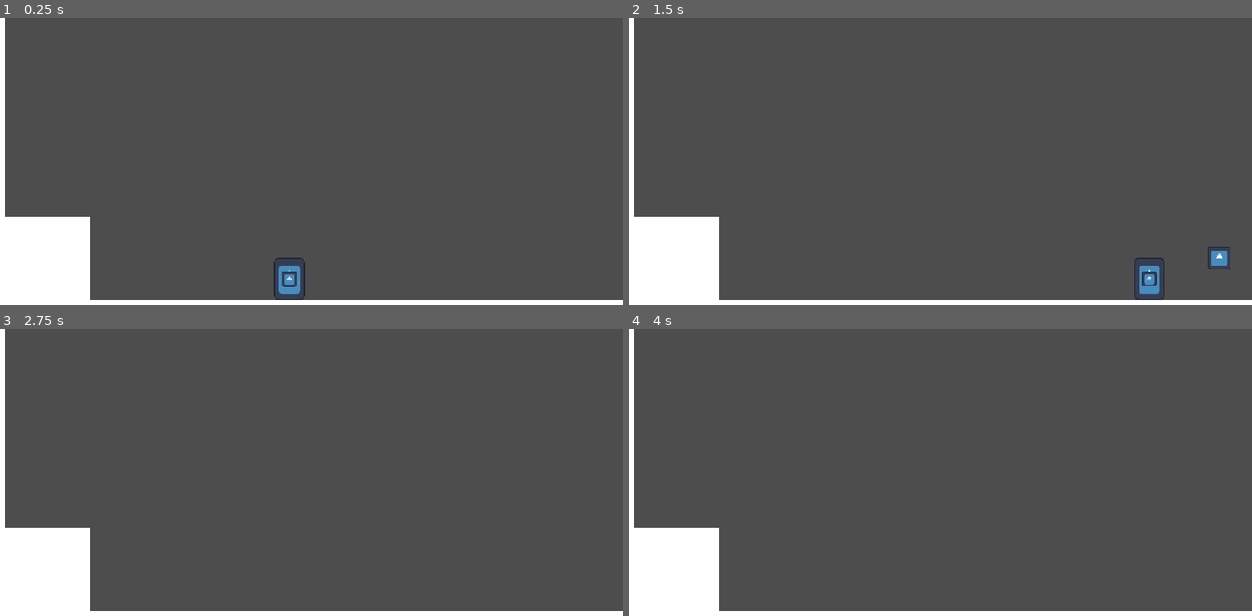
Above: before the commit, frames 1-4 (two rows, left to right).
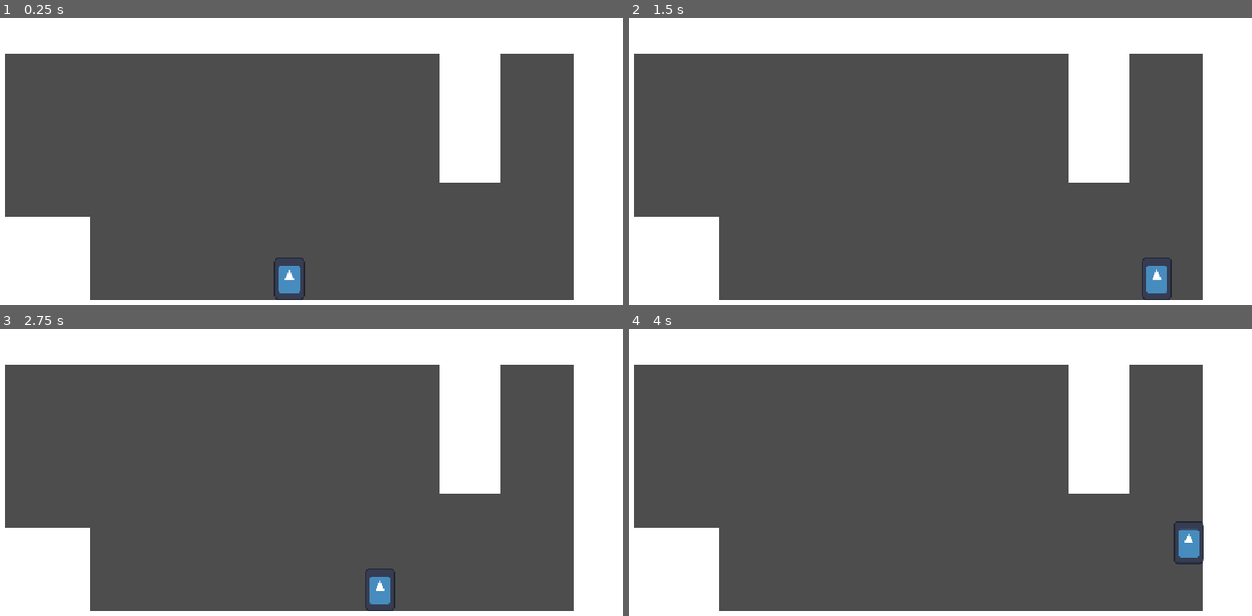
Above: after the commit, the same moments.

Repository: nilstop/SnowmanGame
Game: Godot game, scene res://stage.tscn
Two runs of this game, one before a commit and one after it. Both use one fixed random seed, a clock stepped at 60 frames per second and the inputs below. The engine's default icon, where the game draws it, is replaced by a stand-in: a white triangle on a blue panel in a dark square.
Inputs:
- Up to frame 1 (0.25 s): no input
- Up to frame 2 (1.5 s): tap Enter at 0.5 s; hold Right (right) from 0.53 s (still down); tap Space (water) at 0.6 s; tap Z (jump) at 0.77 s; tap X (shoot) at 1.35 s
- Up to frame 3 (2.75 s): tap Z (jump) at 1.52 s; tap Space (water) at 1.55, 2.1 s; release Right (right) at 2.03 s; hold Left (left) from 2.03 s (still down)
- Up to frame 4 (4 s): release Left (left) at 2.78 s; hold Right (right) from 2.78 s (still down); tap Space (water) at 2.85, 3.8 s; tap Z (jump) at 3.02, 3.77 s; tap X (shoot) at 3.6 s

The runs differ from the first frame. In frame 1, 24% of the frame differs, in the area x 0-100%, y 0-99%; in frame 2, 24%; in frame 3, 24%; in frame 4, 24%.

Commit message:
Water slide around corner

Diff:
--- a/project.godot
+++ b/project.godot
@@ -73,7 +73,7 @@
 
 [layer_names]
 
-2d_physics/layer_1="Floor"
+2d_physics/layer_1="Environment"
 2d_physics/layer_2="Player"
 2d_physics/layer_3="Snowball"
 
--- a/snowman.gd
+++ b/snowman.gd
@@ -3,7 +3,7 @@
 @onready var sprite: Sprite2D = $Sprite2D
 @onready var snowman_shape: CollisionShape2D = $SnowmanShape
 @onready var water_shape: CollisionShape2D = $WaterShape
-
+@onready var water_environment_area: Area2D = $WaterEnvironmentArea
 
 enum States {Snow, Water, Ice, Steam}
 
@@ -12,11 +12,13 @@
 var state: States = States.Snow: set = set_state
 var facing := Vector2.RIGHT
 var throw_direction: Vector2
+var latest_water_slide: String
+var latest_water_normal: Vector2
 
 const PLACEHOLDER_SNOWMAN_SIZE = Vector2(0.4, 0.578)
 const PLACEHOLDER_WATER_SIZE = Vector2(0.2, 0.2)
 const SPEED = 400.0
-const WATER_SPEED = 600.0
+const WATER_SPEED = 660.0
 const JUMP_VELOCITY = -650.0
 const ACCELERATION = 0.1
 const DECELERATION = 0.2
@@ -68,14 +70,44 @@
 
 		var x_dir = Input.get_axis("left", "right")
 		var y_dir = Input.get_axis("up", "down")
+
 		if is_on_floor() or is_on_ceiling():
 			velocity.x = x_dir * WATER_SPEED
+			latest_water_slide = "horizontal"
+			latest_water_normal = get_floor_normal()
+			print(latest_water_normal)
 		else:
 			velocity.x = 0
 		if is_on_wall():
 			velocity.y = y_dir * WATER_SPEED
+			latest_water_slide = "vertical"
+			latest_water_normal = get_wall_normal()
 		else:
 			velocity.y = 0
+		if !( is_on_wall() or is_on_ceiling() or is_on_floor() ):
+			# Turn around corner when not touching anything
+			print(latest_water_normal.normalized())
+			if latest_water_slide == "vertical":
+
+				# Slides on left wall
+				if latest_water_normal.normalized().x > 0:
+					move_and_collide(Vector2(-1, y_dir) * 10)
+					move_and_collide(Vector2(-1, -y_dir) * 20)
+				# Slides on right wall
+				if latest_water_normal.normalized().x < 0:
+					move_and_collide(Vector2(1, y_dir) * 10)
+					move_and_collide(Vector2(1, -y_dir) * 20)
+			if latest_water_slide == "horizontal":
+				# Slides on floor
+				if latest_water_normal.normalized().y < 0:
+					print("floor")
+					move_and_collide(Vector2(x_dir, 1) * 10)
+					move_and_collide(Vector2(-x_dir, 1) * 20)
+				# Slides on ceiling
+				elif latest_water_normal.normalized().y >= 0:
+					print("ceiling")
+					move_and_collide(Vector2(x_dir, -1) * 10)
+					move_and_collide(Vector2(-x_dir, -1) * 20)
 	#endregion
 	move_and_slide()
 
--- a/snowman.tscn
+++ b/snowman.tscn
@@ -11,6 +11,9 @@
 [sub_resource type="CircleShape2D" id="CircleShape2D_shg61"]
 radius = 13.0
 
+[sub_resource type="RectangleShape2D" id="RectangleShape2D_shg61"]
+size = Vector2(36, 36)
+
 [node name="Snowman" type="CharacterBody2D" unique_id=1185700769]
 collision_layer = 2
 script = ExtResource("1_nxjs2")
@@ -21,11 +24,20 @@
 texture = ExtResource("1_mklb1")
 
 [node name="Sprite2D2" type="Sprite2D" parent="." unique_id=97363000]
+visible = false
 scale = Vector2(0.2, 0.2)
 texture = ExtResource("1_mklb1")
 
 [node name="SnowmanShape" type="CollisionShape2D" parent="." unique_id=988651513]
 shape = SubResource("CapsuleShape2D_shg61")
+debug_color = Color(1, 1, 1, 0.41960785)
 
 [node name="WaterShape" type="CollisionShape2D" parent="." unique_id=583217735]
 shape = SubResource("CircleShape2D_shg61")
+
+[node name="WaterEnvironmentArea" type="Area2D" parent="." unique_id=1911178668]
+collision_layer = 0
+
+[node name="CollisionShape2D" type="CollisionShape2D" parent="WaterEnvironmentArea" unique_id=1249891069]
+shape = SubResource("RectangleShape2D_shg61")
+debug_color = Color(0.8509804, 0.6, 0.69803923, 0.41960785)
--- a/stage.tscn
+++ b/stage.tscn
@@ -8,8 +8,23 @@
 
 [sub_resource type="BoxMesh" id="BoxMesh_aees8"]
 
+[sub_resource type="BoxMesh" id="BoxMesh_rnkuw"]
+
+[sub_resource type="BoxMesh" id="BoxMesh_gx6sy"]
+
+[sub_resource type="BoxMesh" id="BoxMesh_16g40"]
+
 [sub_resource type="RectangleShape2D" id="RectangleShape2D_6eo5e"]
 size = Vector2(1152, 163)
+
+[sub_resource type="RectangleShape2D" id="RectangleShape2D_vpggq"]
+size = Vector2(1152, 63)
+
+[sub_resource type="RectangleShape2D" id="RectangleShape2D_1edn8"]
+size = Vector2(84, 650)
+
+[sub_resource type="RectangleShape2D" id="RectangleShape2D_vsjsl"]
+size = Vector2(105.5, 285)
 
 [sub_resource type="RectangleShape2D" id="RectangleShape2D_rnkuw"]
 size = Vector2(232, 197)
@@ -38,9 +53,36 @@
 scale = Vector2(85, 649.99994)
 mesh = SubResource("BoxMesh_aees8")
 
+[node name="MeshInstance2D4" type="MeshInstance2D" parent="Environment" unique_id=391169048]
+position = Vector2(-6.1035156e-05, -498.5)
+scale = Vector2(1151.9999, 62.999958)
+mesh = SubResource("BoxMesh_rnkuw")
+
+[node name="MeshInstance2D5" type="MeshInstance2D" parent="Environment" unique_id=789111173]
+position = Vector2(533.9999, -205)
+scale = Vector2(83.99991, 650)
+mesh = SubResource("BoxMesh_gx6sy")
+
+[node name="MeshInstance2D6" type="MeshInstance2D" parent="Environment" unique_id=76380846]
+position = Vector2(311.00003, -387.5)
+scale = Vector2(106.000015, 285)
+mesh = SubResource("BoxMesh_16g40")
+
 [node name="CollisionShape2D" type="CollisionShape2D" parent="Environment" unique_id=152943185]
-position = Vector2(0, 40.5)
+position = Vector2(0, 40)
 shape = SubResource("RectangleShape2D_6eo5e")
+
+[node name="CollisionShape2D4" type="CollisionShape2D" parent="Environment" unique_id=1907955807]
+position = Vector2(0, -498.5)
+shape = SubResource("RectangleShape2D_vpggq")
+
+[node name="CollisionShape2D5" type="CollisionShape2D" parent="Environment" unique_id=241136654]
+position = Vector2(534, -205)
+shape = SubResource("RectangleShape2D_1edn8")
+
+[node name="CollisionShape2D6" type="CollisionShape2D" parent="Environment" unique_id=468906906]
+position = Vector2(311, -387.5)
+shape = SubResource("RectangleShape2D_vsjsl")
 
 [node name="CollisionShape2D2" type="CollisionShape2D" parent="Environment" unique_id=1573655255]
 position = Vector2(-460, -88.5)
